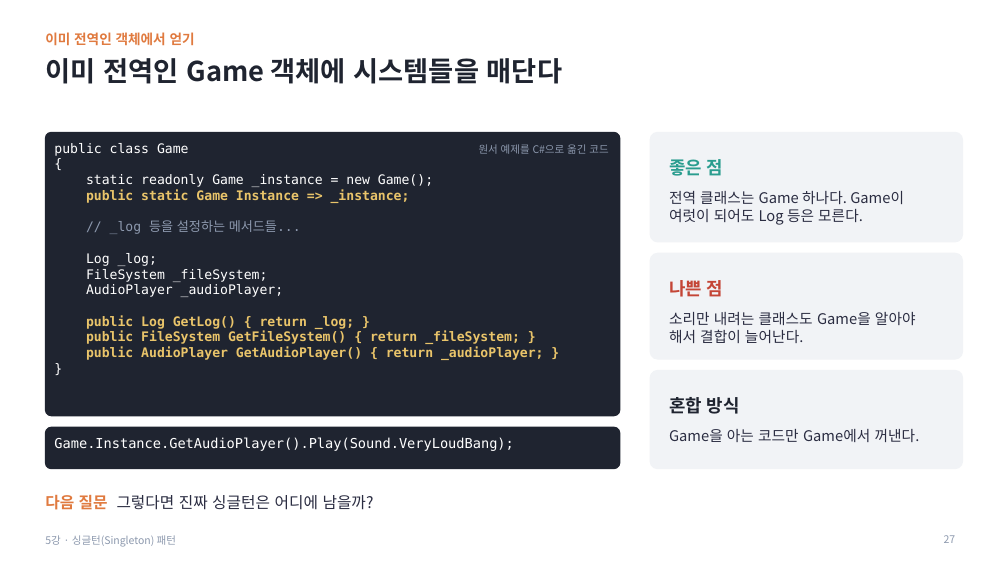
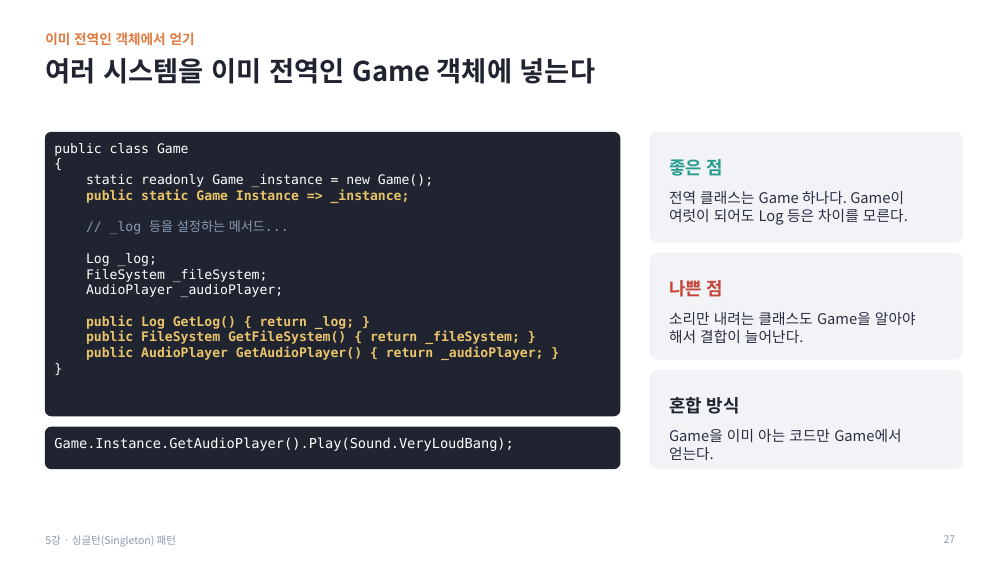
Before and after one commit to Meerkat-GMD/MiniTactics_Student, a slide deck: slide 27 of MiniTactics_Student_Lesson5/05차시_싱글턴_패턴_수업자료.pptx. Drawn at 1008x567 pixels with LibreOffice and Linux fonts; fonts in the diff are those of the drawing. Boxes give left, top, right and bottom in pixels: in the first picture for what was removed or moved away, otherwise in the second. Text is boxed around its words. In the diff, an @@ line names an element or a change of style, - is before the commit and + after.

```diff
--- a/MiniTactics_Student_Lesson5/05차시_싱글턴_패턴_수업자료.pptx
+++ b/MiniTactics_Student_Lesson5/05차시_싱글턴_패턴_수업자료.pptx
@@ title at box(45, 58, 595, 84): text changed @@
-이미 전역인 Game 객체에 시스템들을 매단다
+여러 시스템을 이미 전역인 Game 객체에 넣는다
@@ text removed at box(479, 144, 608, 154) @@
-원서 예제를 C#으로 옮긴 코드
@@ text at box(669, 191, 908, 225): text changed @@
-전역 클래스는 Game 하나다. Game이 여럿이 되어도 Log 등은 모른다.
+전역 클래스는 Game 하나다. Game이 여럿이 되어도 Log 등은 차이를 모른다.
@@ text at box(110, 220, 289, 234): text changed @@
-// _log 등을 설정하는 메서드들...
+// _log 등을 설정하는 메서드...
@@ text at box(669, 429, 901, 460): text changed @@
-Game을 아는 코드만 Game에서 꺼낸다.
+Game을 이미 아는 코드만 Game에서 얻는다.
@@ text removed at box(45, 495, 374, 510) @@
-다음 질문 그렇다면 진짜 싱글턴은 어디에 남을까?
```
Also in this commit, not shown: 32 other slides changed, 11 other files.
